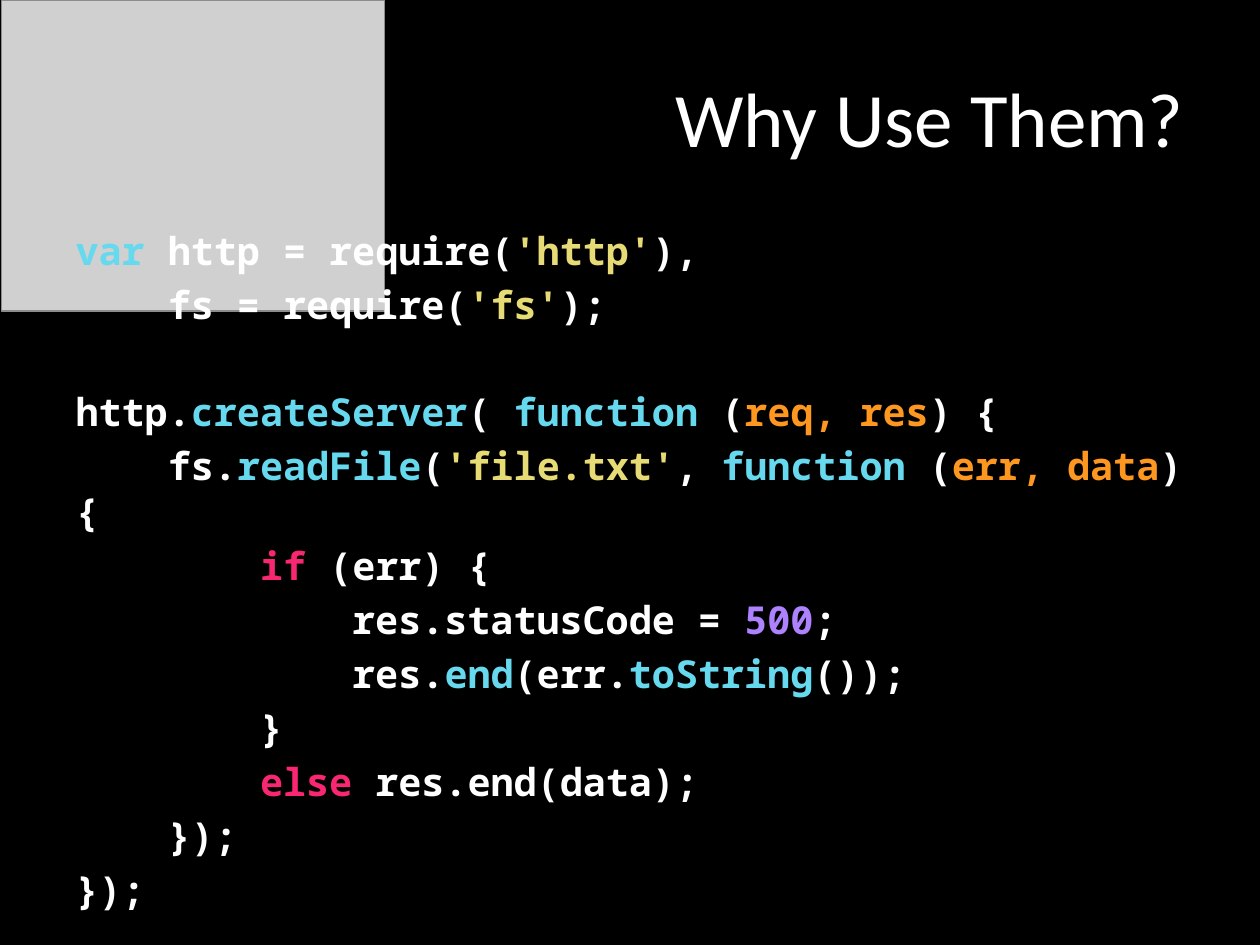
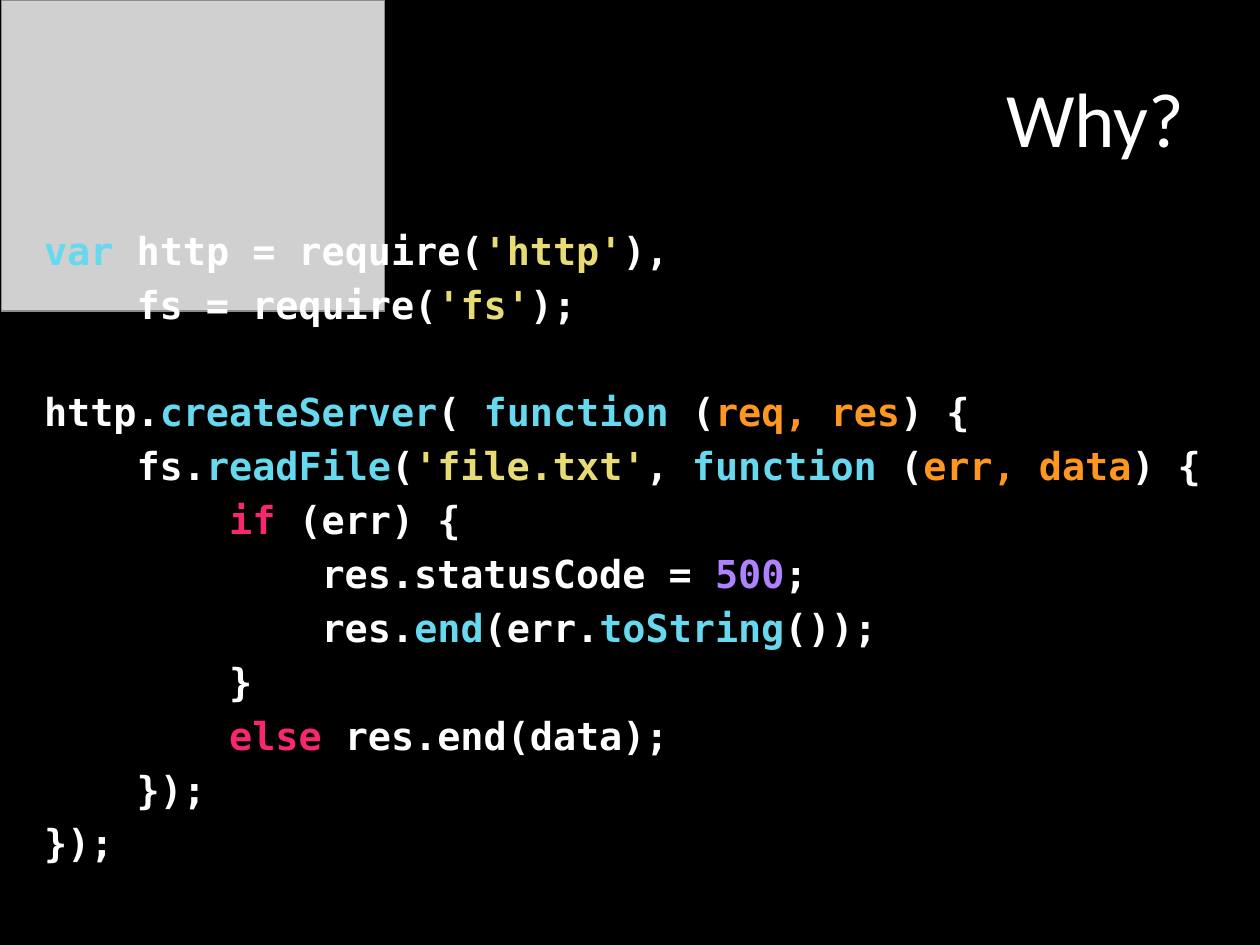
Before and after one commit to mattpodwysocki/SDC2013, a slide deck: slide 11 of SDC2013.pptx (slide 8 before the commit). Drawn at 1260x945 pixels with LibreOffice and Linux fonts; fonts in the diff are those of the drawing; grey boxes stand for pictures. Boxes give left, top, right and bottom in pixels: in the first picture for what was removed or moved away, otherwise in the second. Text is boxed around its words. In the diff, an @@ line names an element or a change of style, - is before the commit and + after.

```diff
--- a/SDC2013.pptx
+++ b/SDC2013.pptx
@@ title at (1006,93,1184,160): text changed @@
-Why Use Them?
+Why?
@@ text "var http = require('http'),": place and size @@
-text "var http = require('http')," at (76,229,1182,803)
+text "var http = require('http')," at (44,234,1155,756)
@@ text "var http = require('http')," at (44,234,1155,756): font Noto Sans Mono to DejaVu Sans Mono @@
```
Also in this commit, not shown: 17 other slides changed, 7 slides added, 3 other files.
